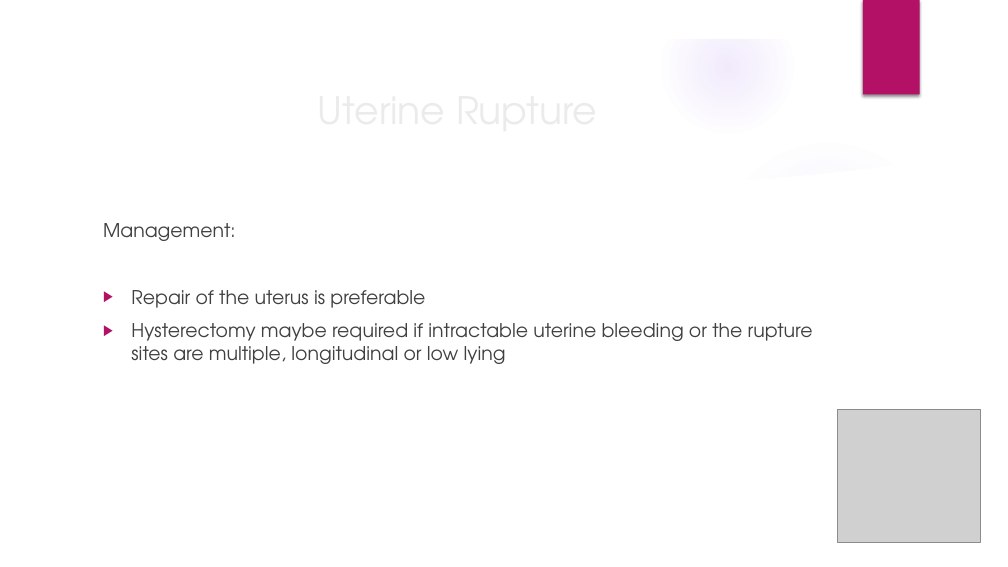
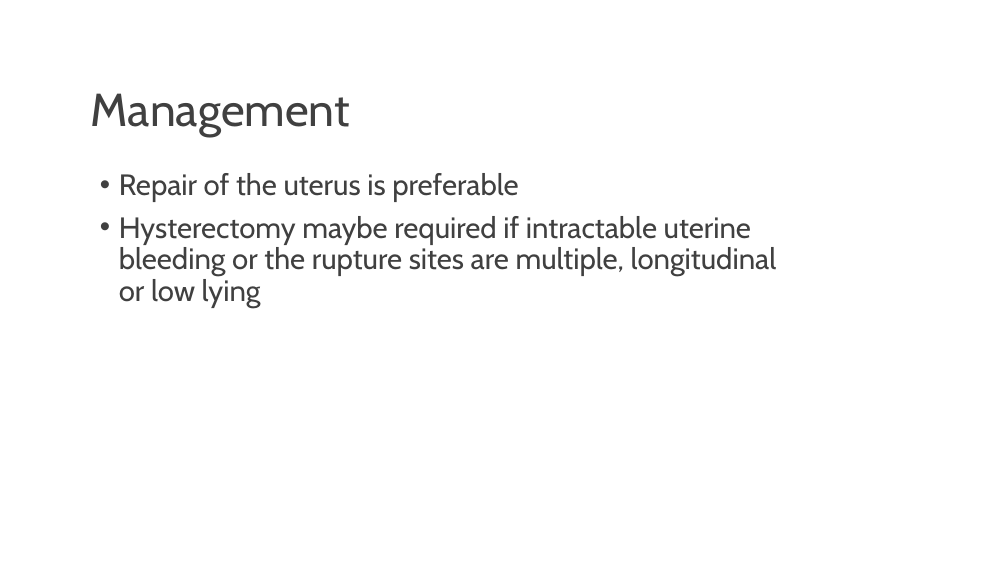
Before and after one commit to matt-thorpe87/mep, a slide deck: slide 12 of docs/assets/presentations/uterine-rupture.pptx. Drawn at 1008x567 pixels with LibreOffice and Linux fonts; fonts in the diff are those of the drawing; grey boxes stand for pictures; background and template pictures are left out. Boxes give left, top, right and bottom in pixels: in the first picture for what was removed or moved away, otherwise in the second. Text is boxed around its words. In the diff, an @@ line names an element or a change of style, - is before the commit and + after.

```diff
--- a/docs/assets/presentations/uterine-rupture.pptx
+++ b/docs/assets/presentations/uterine-rupture.pptx
@@ group removed at box(0, 0, 1008, 567): 4 ellipses, 2 freeform shapes @@
@@ rectangle removed at box(863, 0, 920, 95) @@
@@ title added at box(91, 93, 350, 137), 44 pt, text #404040 @@
+Management
@@ text "Repair of the uterus is ...": place and size @@
-text "Repair of the uterus is ..." at box(103, 223, 742, 364)
+text "Repair of the uterus is ..." at box(119, 173, 777, 308)
@@ text "Repair of the uterus is ..." at box(119, 173, 777, 308): size 18 to 28 pt, font TeX Gyre Adventor to Cabin; bullet ▶ to •; line spacing 1 to 0.9 @@
@@ text at box(103, 223, 236, 241): paragraph removed @@
-Management:
@@ title removed at box(533, 323, 813, 341) @@
-Uterine Rupture
@@ picture removed at box(838, 409, 982, 542) @@
```
Also in this commit, not shown: 13 other slides changed, 3 other files.
